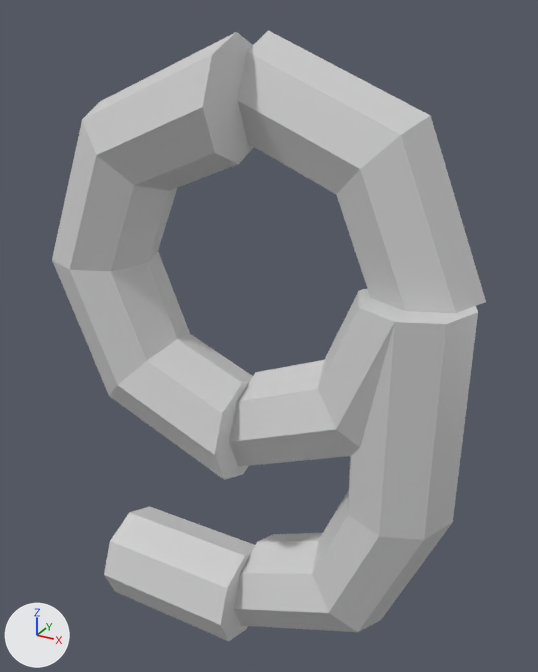
Before and after pictures for a commit that changed the COLLADA model assets/models/nine-3.dae.
Both versions are drawn from a camera (50 mm lens) standing at (3.18, -5.51, 3.16) and looking at (0.04, 0.18, 0.32). Arrows for +X, +Y and +Z are at lower left; the lights stay in place. Where no turn or scale is listed for an object, it has been applied to the vertices.
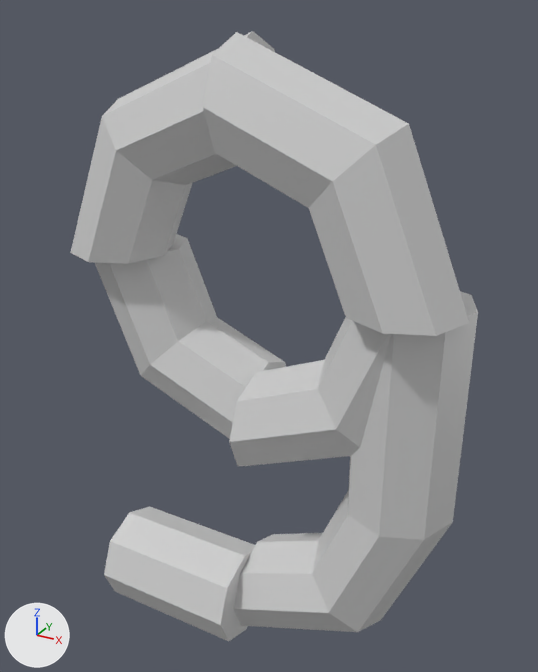
Diff of the bpy script that builds the scene:
```diff
--- a/assets/models/nine-3.dae.py
+++ b/assets/models/nine-3.dae.py
@@ ob_curve_8_003 @@
 ob_curve_8_003 = bpy.data.objects.new('Curve_8_003', me_torus)
-ob_curve_8_003.location = (-1.0, -0.25, 0.0)
+ob_curve_8_003.location = (-1.0, 0.25, 0.0)
 ob_curve_8_003.rotation_euler = (0.000776, -1.571, 1.57)  # degrees (0, -90, 90)
@@ ob_curve_8_001 @@
 ob_curve_8_001 = bpy.data.objects.new('Curve_8_001', me_torus)
-ob_curve_8_001.location = (1.0, 0.25, 2.0)
+ob_curve_8_001.location = (1.0, -0.25, 2.0)
 ob_curve_8_001.rotation_euler = (-0.000212, 1.571, -1.571)  # degrees (0, 90, -90)
@@ ob_curve_8_000 @@
 ob_curve_8_000 = bpy.data.objects.new('Curve_8_000', me_torus)
-ob_curve_8_000.location = (-1.0, -0.25, 2.0)
+ob_curve_8_000.location = (-1.0, 0.0, 2.0)
 ob_curve_8_000.rotation_euler = (1.571, 0.0, 0.0)  # degrees (90, 0, 0)
```

Where the change shows, as pixel boxes (x1, y1, x2, y2) in the pictures (538 x 672 px):
'Curve_8_001', moved: before (238, 30, 486, 313); after (203, 32, 469, 336)
'Curve_8_000', moved: before (52, 32, 253, 271); after (70, 31, 275, 264)
'Curve_8_003', moved: before (52, 252, 253, 480); after (95, 234, 286, 439)
